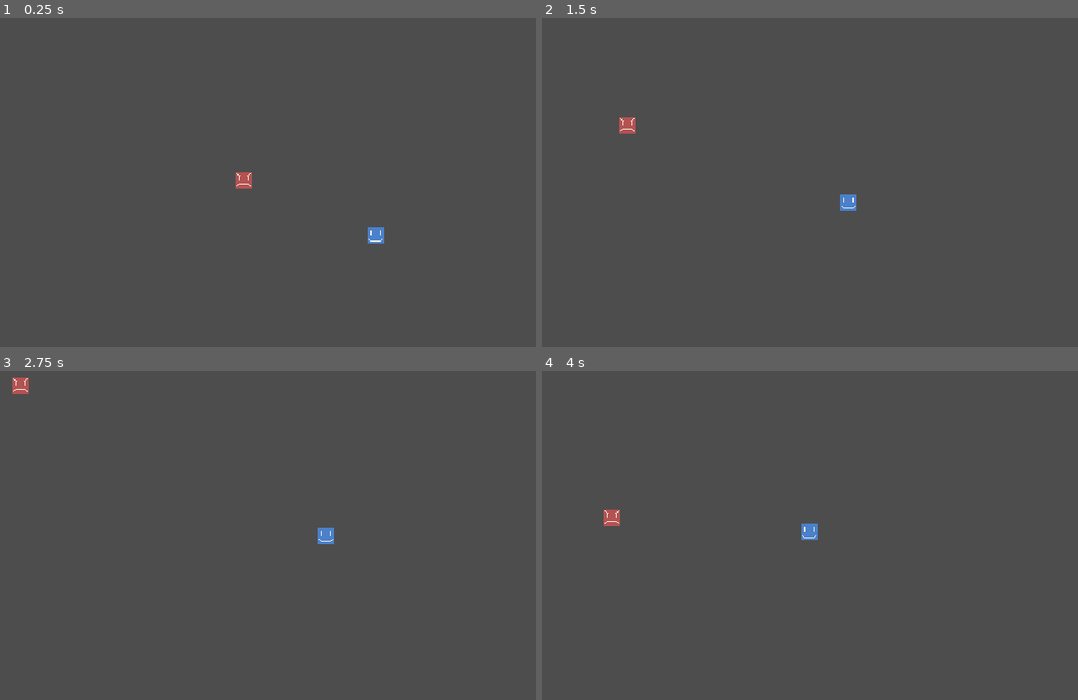
Above: before the commit, frames 1-4 (two rows, left to right).
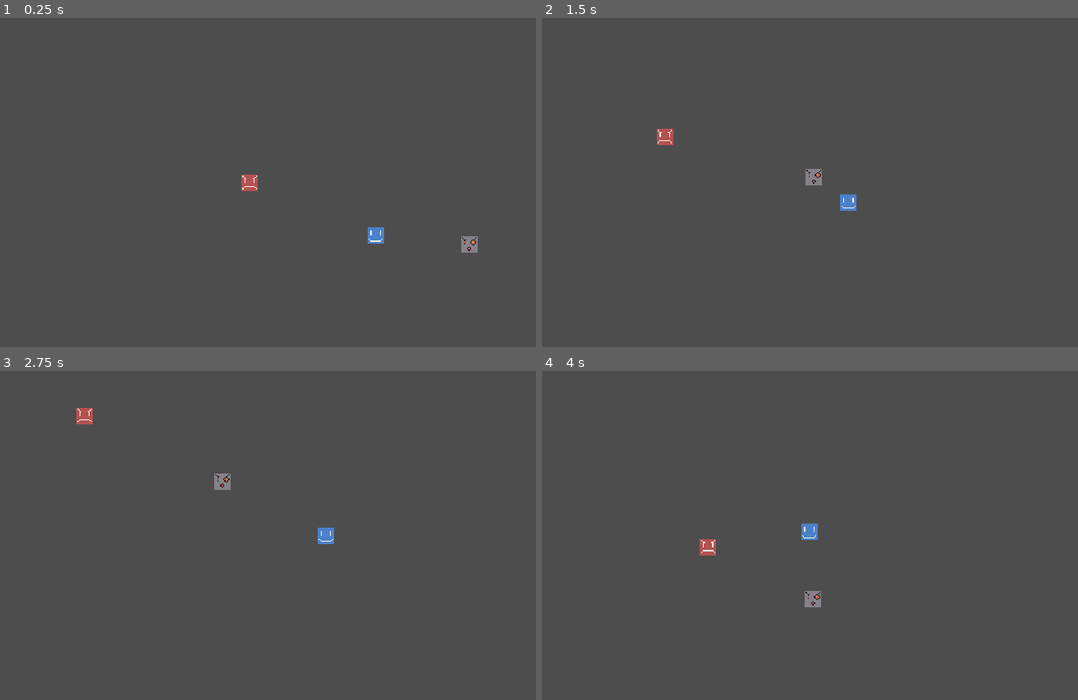
Above: after the commit, the same moments.

Repository: DarkerSparks/Random-Game
Game: Godot game, scene res://scenes/main.tscn
Two runs of this game, one before a commit and one after it. Both use one fixed random seed, a clock stepped at 60 frames per second and the inputs below. Before the commit the project starts from res://main.tscn.
Inputs (mouse positions are in pixels of both pictures, inside the frame that each line leads up to):
- Up to frame 1 (0.25 s): no input
- Up to frame 2 (1.5 s): move the mouse to (965, 162) at 0.52 s; hold D (move_right) 0.53-1.28 s; tap Space (jump) at 0.6, 0.77, 1.07, 1.35 s; move the mouse to (718, 202) at 1.27 s; hold S (move_down) from 1.28 s (still down)
- Up to frame 3 (2.75 s): tap Space (jump) at 1.52, 1.82, 2.1 s; move the mouse to (353, 449) at 2.02 s; release S (move_down) at 2.03 s; hold D (move_right) from 2.03 s (still down)
- Up to frame 4 (4 s): move the mouse to (810, 614) at 2.77 s; release D (move_right) at 2.78 s; hold W (move_up) 2.78-3.53 s; tap Space (jump) at 2.85, 3.02, 3.32, 3.6, 3.77 s; move the mouse to (1013, 594) at 3.52 s; hold A (move_left) from 3.53 s (still down)

The runs differ from the first frame. In frame 1, 0.3% of the frame differs, in the area x 43-90%, y 46-72%; in frame 2, 0.5%, in the area x 14-53%, y 30-51%; in frame 3, 0.5%; in frame 4, 0.5%.

Commit message:
Made it far more organized and simplified existing code

Diff:
--- a/rgame/follower_enemy.gd
+++ /dev/null
@@ -1,40 +0,0 @@
-extends Area2D
-
-@export var speed : float = 4.0
-@export var spd_mult : float = 10
-
-var player_node
-
-# @export var jumpHeight : float = 1
-
-# var zPos : float = 0.0
-# var zSpeed : float = 0.0
-
-var screenSize
-
-func _ready():
-	speed *= spd_mult
-	player_node = get_parent().find_child("Player")
-
-func _process(delta):
-	var vel = Vector2.ZERO
-
-	if (player_node != null):
-		var player_pos = player_node.position
-		var diff = player_pos - position
-		var angle = atan2(diff.y, diff.x)
-
-		vel.x = cos(angle) * speed * delta
-		vel.y = sin(angle) * speed * delta
-
-	position += vel
-
-	print(position)
-
-
-
-	# screenSize = get_viewport_rect().size
-	# hide()
-
-# func start(pos):
-# 	position = pos
--- a/rgame/main.tscn
+++ /dev/null
@@ -1,28 +0,0 @@
-[gd_scene load_steps=4 format=3 uid="uid://xfa12lro4530"]
-
-[ext_resource type="Script" uid="uid://cd1nxucwanvdc" path="res://main.gd" id="1_ig7tw"]
-[ext_resource type="PackedScene" uid="uid://cwfc8pc2twm6a" path="res://follower_enemy.tscn" id="2_0xm2m"]
-[ext_resource type="PackedScene" uid="uid://beu0cptft1dro" path="res://player.tscn" id="3_h2yge"]
-
-[node name="Main" type="Node2D"]
-script = ExtResource("1_ig7tw")
-mob_scene = ExtResource("2_0xm2m")
-
-[node name="Enemy_Timer" type="Timer" parent="."]
-wait_time = 5.0
-
-[node name="Weapon_Timer" type="Timer" parent="."]
-
-[node name="Start_Timer" type="Timer" parent="."]
-wait_time = 3.0
-one_shot = true
-
-[node name="Start_Position" type="Marker2D" parent="."]
-position = Vector2(360, 240)
-
-[node name="Player" parent="." instance=ExtResource("3_h2yge")]
-speed = 500.0
-spd_mult = 25.0
-
-[node name="Enemy" parent="." instance=ExtResource("2_0xm2m")]
-position = Vector2(190, 169)
--- a/rgame/follower_enemy.tscn
+++ b/rgame/scenes/follower_enemy.tscn
@@ -1,12 +1,15 @@
 [gd_scene load_steps=4 format=3 uid="uid://cwfc8pc2twm6a"]
 
-[ext_resource type="Script" uid="uid://dh8s657jhjbrf" path="res://follower_enemy.gd" id="1_4gyqm"]
-[ext_resource type="Texture2D" uid="uid://duhl0kn0kvulg" path="res://follower_enemy_temp.png" id="1_7k104"]
+[ext_resource type="Script" uid="uid://dh8s657jhjbrf" path="res://scripts/follower_enemy.gd" id="1_4gyqm"]
+[ext_resource type="Texture2D" uid="uid://duhl0kn0kvulg" path="res://sprites/follower_enemy_temp.png" id="1_7k104"]
 
 [sub_resource type="RectangleShape2D" id="RectangleShape2D_7xaro"]
 
-[node name="Enemy" type="Area2D"]
+[node name="Follower_Enemy" type="Area2D"]
 script = ExtResource("1_4gyqm")
+max_health = 5
+speed = 72.0
+spd_mult = 20.0
 
 [node name="CollisionShape2D" type="CollisionShape2D" parent="."]
 shape = SubResource("RectangleShape2D_7xaro")
--- /dev/null
+++ b/rgame/scenes/main.tscn
@@ -0,0 +1,31 @@
+[gd_scene load_steps=5 format=3 uid="uid://xfa12lro4530"]
+
+[ext_resource type="Script" uid="uid://cd1nxucwanvdc" path="res://scripts/main.gd" id="1_ig7tw"]
+[ext_resource type="PackedScene" uid="uid://cwfc8pc2twm6a" path="res://scenes/follower_enemy.tscn" id="2_0xm2m"]
+[ext_resource type="PackedScene" uid="uid://beu0cptft1dro" path="res://scenes/player.tscn" id="3_h2yge"]
+[ext_resource type="PackedScene" uid="uid://deaw226pciyqo" path="res://scenes/shooter_enemy.tscn" id="4_1bvp3"]
+
+[node name="Main" type="Node2D"]
+script = ExtResource("1_ig7tw")
+
+[node name="Enemy_Timer" type="Timer" parent="."]
+wait_time = 5.0
+
+[node name="Weapon_Timer" type="Timer" parent="."]
+
+[node name="Start_Timer" type="Timer" parent="."]
+wait_time = 3.0
+one_shot = true
+
+[node name="Start_Position" type="Marker2D" parent="."]
+position = Vector2(360, 240)
+
+[node name="Player" parent="." instance=ExtResource("3_h2yge")]
+speed = 500.0
+spd_mult = 25.0
+
+[node name="Follower_Enemy" parent="." instance=ExtResource("2_0xm2m")]
+position = Vector2(190, 169)
+
+[node name="Shooter_Enemy" parent="." instance=ExtResource("4_1bvp3")]
+position = Vector2(474, 251)
--- a/rgame/player.tscn
+++ b/rgame/scenes/player.tscn
@@ -1,7 +1,7 @@
 [gd_scene load_steps=4 format=3 uid="uid://beu0cptft1dro"]
 
-[ext_resource type="Texture2D" uid="uid://cnoaxk6ae4rgp" path="res://player_temp.png" id="1_4flbx"]
-[ext_resource type="Script" uid="uid://do4kr76pdj7jf" path="res://player.gd" id="1_onrkg"]
+[ext_resource type="Texture2D" uid="uid://cnoaxk6ae4rgp" path="res://sprites/player_temp.png" id="1_4flbx"]
+[ext_resource type="Script" uid="uid://do4kr76pdj7jf" path="res://scripts/player.gd" id="1_onrkg"]
 
 [sub_resource type="RectangleShape2D" id="RectangleShape2D_onrkg"]
 
--- /dev/null
+++ b/rgame/scenes/shooter_enemy.tscn
@@ -0,0 +1,20 @@
+[gd_scene load_steps=4 format=3 uid="uid://deaw226pciyqo"]
+
+[ext_resource type="Script" uid="uid://b38bqgifpdqy2" path="res://scripts/shooter_enemy.gd" id="1_vfjn5"]
+[ext_resource type="Texture2D" uid="uid://dt13nd7qx05kn" path="res://sprites/shooter_enemy_temp.png" id="2_q0w40"]
+
+[sub_resource type="RectangleShape2D" id="RectangleShape2D_v4h3x"]
+
+[node name="Shooter_Enemy" type="Area2D"]
+script = ExtResource("1_vfjn5")
+max_health = 3
+speed = 120.0
+spd_mult = 22.0
+
+[node name="Sprite2D" type="Sprite2D" parent="."]
+position = Vector2(-4.76837e-07, -4.76837e-07)
+scale = Vector2(1.25, 1.25)
+texture = ExtResource("2_q0w40")
+
+[node name="CollisionShape2D" type="CollisionShape2D" parent="."]
+shape = SubResource("RectangleShape2D_v4h3x")
--- a/rgame/weapon_object.tscn
+++ b/rgame/scenes/weapon_object.tscn
@@ -1,6 +1,6 @@
 [gd_scene load_steps=3 format=3 uid="uid://cwfk6iscwdlg8"]
 
-[ext_resource type="Texture2D" uid="uid://cj5gh7fj0se1u" path="res://gun_temp.png" id="2_d0366"]
+[ext_resource type="Texture2D" uid="uid://cj5gh7fj0se1u" path="res://sprites/gun_temp.png" id="1_upanu"]
 
 [sub_resource type="RectangleShape2D" id="RectangleShape2D_a367i"]
 size = Vector2(13, 10)
@@ -8,7 +8,7 @@
 [node name="Weapon_Object" type="Area2D"]
 
 [node name="Sprite2D" type="Sprite2D" parent="."]
-texture = ExtResource("2_d0366")
+texture = ExtResource("1_upanu")
 
 [node name="CollisionShape2D" type="CollisionShape2D" parent="."]
 position = Vector2(0.5, 0)
--- /dev/null
+++ b/rgame/scripts/enemy_base.gd
@@ -0,0 +1,54 @@
+extends Object
+
+@export var max_health : int = 5
+var health : float = max_health;
+
+@export var speed : float = 4.0
+@export var spd_mult : float = 10
+
+var isAlive : bool = true
+var enemy_type : int;
+
+var player_node
+
+var screenSize
+
+func EnemyStartUp(init_player_node, enemy_speed, enemy_spd_mult):
+	enemy_speed *= enemy_spd_mult
+	player_node = init_player_node
+	# player_node = get_parent().find_child("Player")
+
+func GeteEnemyVel(pl_angle, enemy_speed, delta):
+	var vel = Vector2.ZERO
+	if (player_node != null):
+		vel.x = cos(pl_angle) * enemy_speed * delta
+		vel.y = sin(pl_angle) * enemy_speed * delta
+
+	return vel
+	# position += vel
+
+
+func GetPlayerAngle(enemy_position):
+	if (player_node != null):
+		var player_pos = player_node.position
+		var diff = player_pos - enemy_position
+
+		return atan2(diff.y, diff.x)
+
+	return 0.0
+
+func GetPlayerEnemyDiff(enemy_position):
+	if (player_node != null):
+		var player_pos = player_node.position
+		return player_pos - enemy_position
+
+	return enemy_position
+
+func GetPlayerEnemyDist(enemy_position):
+	return GetPlayerEnemyDiff(enemy_position).length()
+
+	# screenSize = get_viewport_rect().size
+	# hide()
+
+# func start(pos):
+# 	position = pos
--- /dev/null
+++ b/rgame/scripts/follower_enemy.gd
@@ -0,0 +1,28 @@
+extends Area2D
+
+var base_script = preload("res://scripts/enemy_base.gd").new()
+
+@export var max_health : int = base_script.max_health
+var health : float = base_script.max_health;
+
+@export var speed : float = base_script.speed
+@export var spd_mult : float = base_script.spd_mult
+
+# var player_node
+
+func _ready():
+	# player_node = get_parent().find_child("Player")
+	base_script.EnemyStartUp(get_parent().find_child("Player"), speed, spd_mult)
+
+func _process(delta):
+	var vel = Vector2.ZERO
+	vel = base_script.GeteEnemyVel(base_script.GetPlayerAngle(position), speed, delta)
+	position += vel
+
+
+
+	# screenSize = get_viewport_rect().size
+	# hide()
+
+# func start(pos):
+# 	position = pos
--- /dev/null
+++ b/rgame/scripts/shooter_enemy.gd
@@ -0,0 +1,33 @@
+extends Area2D
+
+var base_script = preload("res://scripts/enemy_base.gd").new()
+
+@export var max_health : int = base_script.max_health
+var health : float = base_script.max_health;
+
+@export var speed : float = base_script.speed
+@export var spd_mult : float = base_script.spd_mult
+
+@export var min_dist : float = 120.0
+
+var player_node
+
+func _ready():
+	base_script.EnemyStartUp(get_parent().find_child("Player"), speed, spd_mult)
+
+func _process(delta):
+	var vel = Vector2.ZERO
+	vel = base_script.GeteEnemyVel(base_script.GetPlayerAngle(position), speed, delta)
+
+	if (base_script.GetPlayerEnemyDist(position) > min_dist):
+		position += vel
+
+	print(position)
+
+
+
+	# screenSize = get_viewport_rect().size
+	# hide()
+
+# func start(pos):
+# 	position = pos
Not shown, added: rgame/scripts/enemy_base.gd.uid
Renamed: rgame/follower_enemy.gd.uid -> rgame/scripts/follower_enemy.gd.uid
Renamed: rgame/main.gd -> rgame/scripts/main.gd
Renamed: rgame/main.gd.uid -> rgame/scripts/main.gd.uid
Renamed: rgame/player.gd -> rgame/scripts/player.gd
Renamed: rgame/player.gd.uid -> rgame/scripts/player.gd.uid
Not shown, added: rgame/scripts/shooter_enemy.gd.uid
Renamed: rgame/weapon_object.gd -> rgame/scripts/weapon_object.gd
Renamed: rgame/weapon_object.gd.uid -> rgame/scripts/weapon_object.gd.uid
Renamed: rgame/follower_enemy_temp.png -> rgame/sprites/follower_enemy_temp.png
Not shown, changed: rgame/sprites/follower_enemy_temp.png.import
Renamed: rgame/gun_temp.png -> rgame/sprites/gun_temp.png
(and 7 more such lines)
